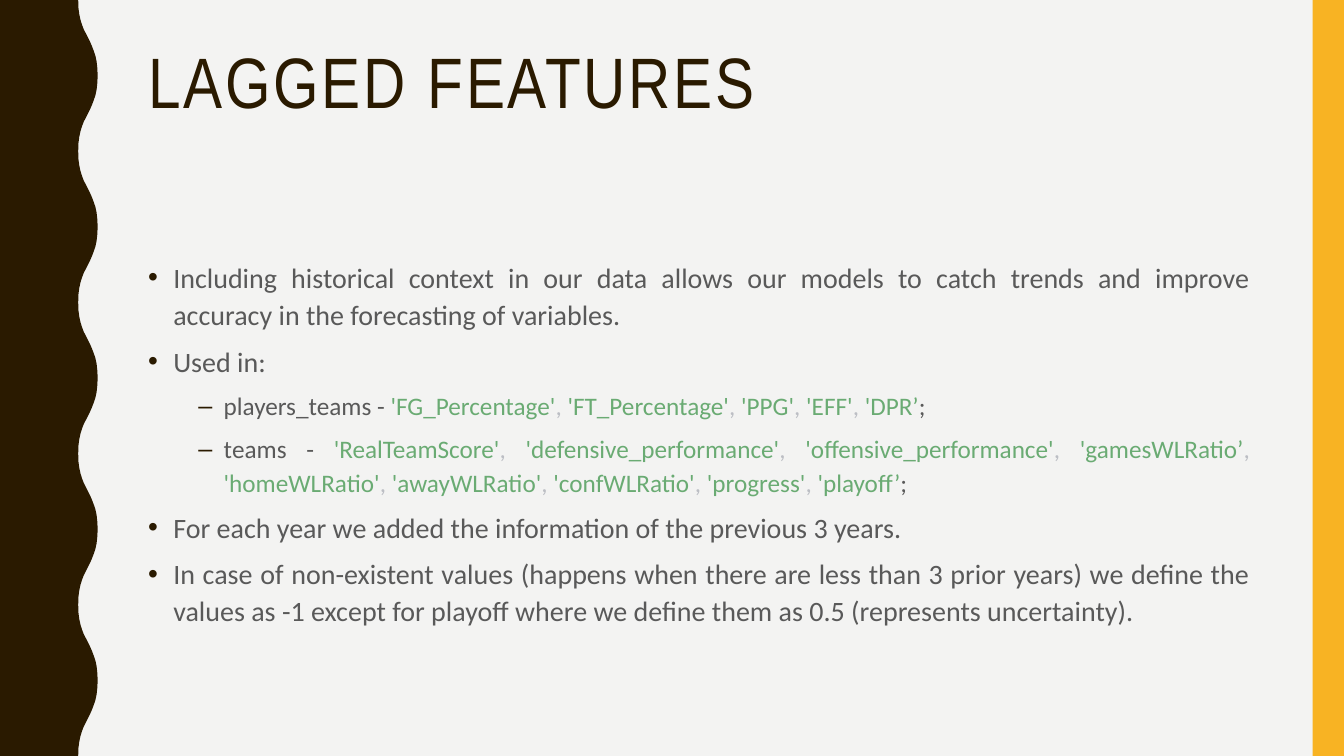
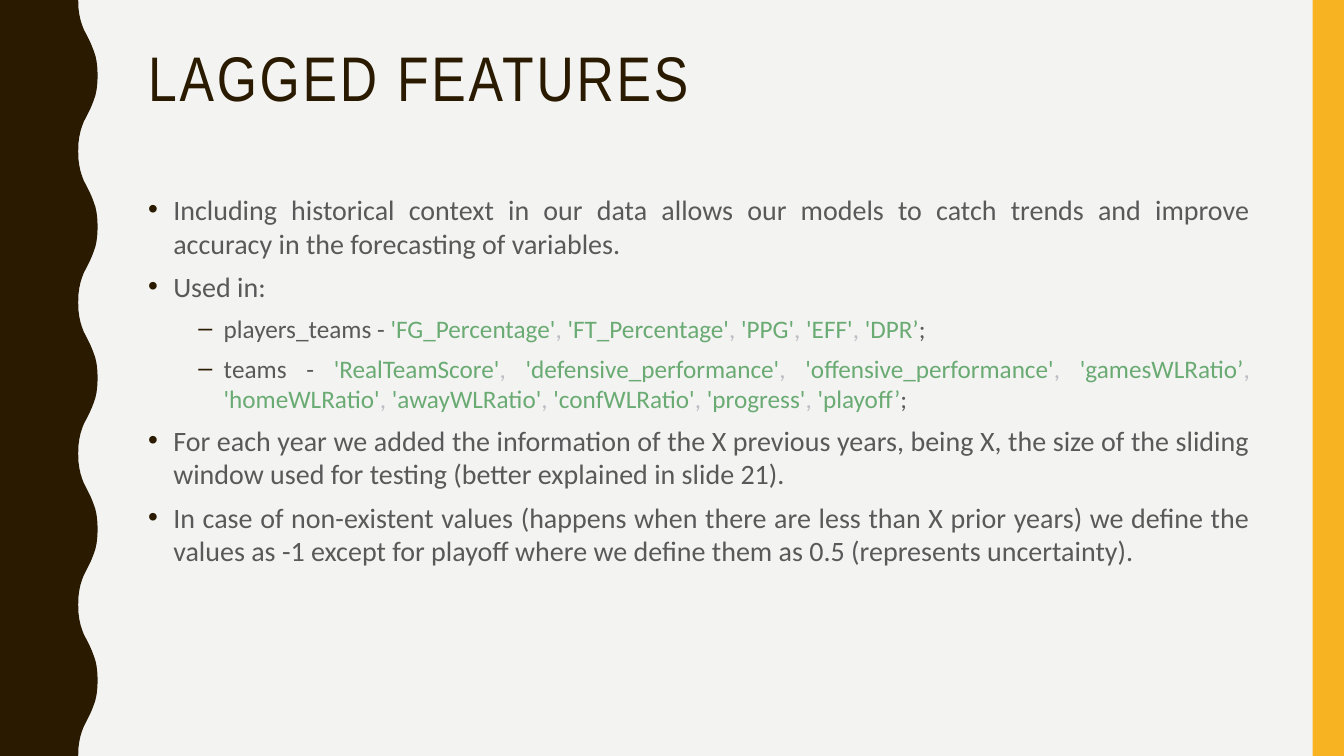
Before and after one commit to afs202005277/AC, a slide deck: slide 9 of ppt projeto.pptx. Drawn at 1344x756 pixels with LibreOffice and Linux fonts; fonts in the diff are those of the drawing. Boxes give left, top, right and bottom in pixels: in the first picture for what was removed or moved away, otherwise in the second. Text is boxed around its words. In the diff, an @@ line names an element or a change of style, - is before the commit and + after.

```diff
--- a/ppt projeto.pptx
+++ b/ppt projeto.pptx
@@ title "LAGGED FEATURES" at (148,57,688,102): size 51 to 45 pt @@
@@ text "Including historical context in our ...": place and size @@
-text "Including historical context in our ..." at (173,268,1250,626)
+text "Including historical context in our ..." at (173,200,1250,566)
@@ text at (173,200,1250,413): line spacing 1.1 to 1 @@
@@ text at (173,431,1249,566): text changed @@
-• For each year we added the information of the previous 3 years.
-• In case of non-existent values (happens when there are less than 3 prior years) we define the values as -1 except for playoff where we define them as 0.5 (represents uncertainty).
+• For each year we added the information of the X previous years, being X, the size of the sliding window used for testing (better explained in slide 21).
+• In case of non-existent values (happens when there are less than X prior years) we define the values as -1 except for playoff where we define them as 0.5 (represents uncertainty).
```
Also in this commit, not shown: 33 other slides changed.
